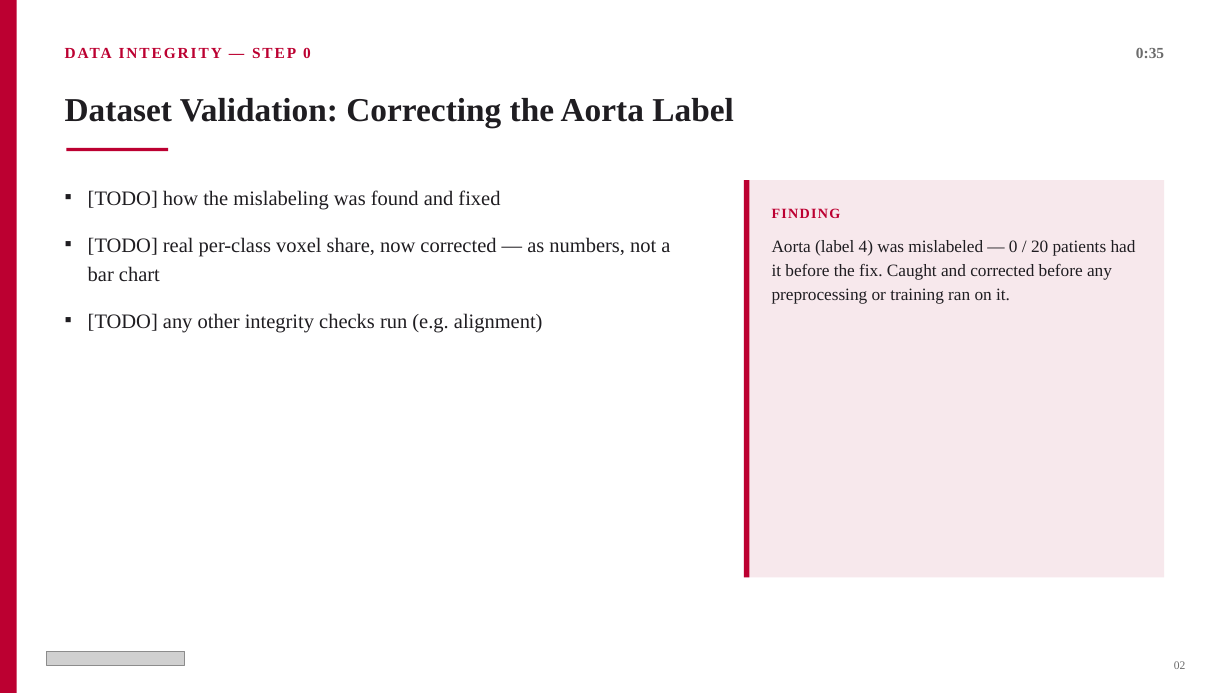
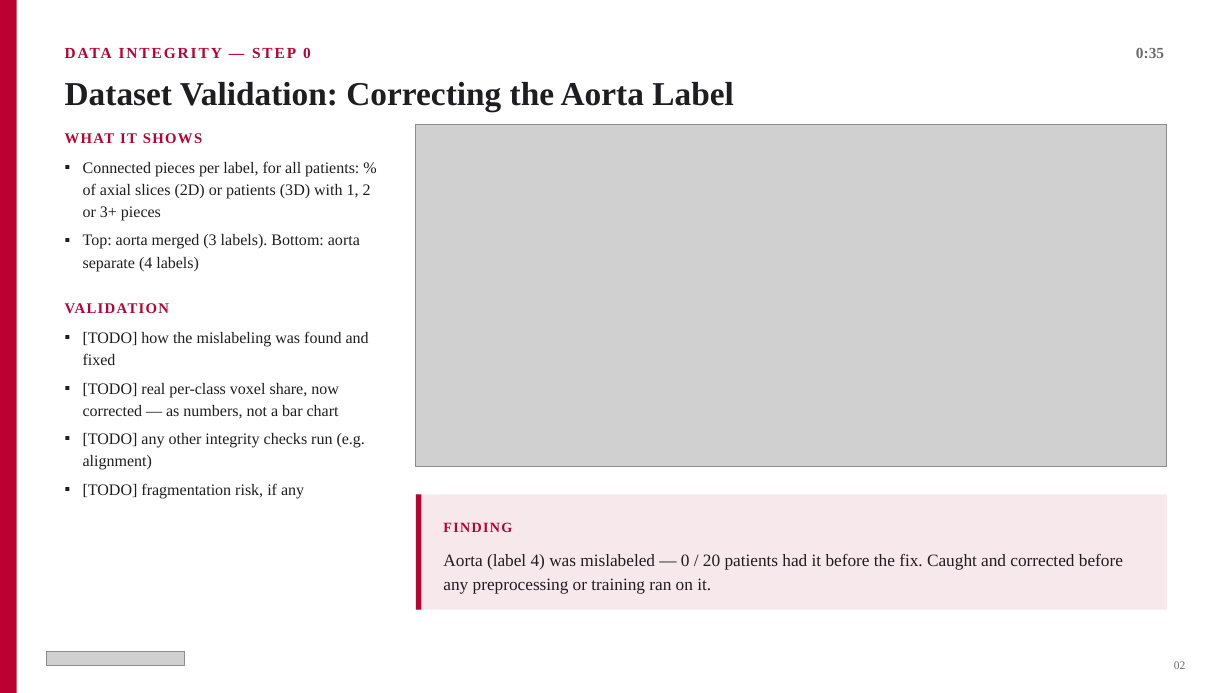
Before and after one commit to HKervadec/ai4mi_project, a slide deck: slide 3 of deck/midproject_outline.pptx. Drawn at 1232x693 pixels with LibreOffice and Linux fonts; fonts in the diff are those of the drawing; grey boxes stand for pictures. Boxes give left, top, right and bottom in pixels: in the first picture for what was removed or moved away, otherwise in the second. Text is boxed around its words. In the diff, an @@ line names an element or a change of style, - is before the commit and + after.

Commit message:
Update mid-project deck: connected-components and HU figures, adjacency merged into spatial slide

```diff
--- a/deck/midproject_outline.pptx
+++ b/deck/midproject_outline.pptx
@@ text "Dataset Validation: Correcting the Aorta ...": place and size @@
-text "Dataset Validation: Correcting the Aorta ..." at box(65, 98, 733, 128)
+text "Dataset Validation: Correcting the Aorta ..." at box(65, 82, 733, 112)
@@ text added at box(65, 133, 202, 144), 11.5 pt, text #BC0031, bold @@
+WHAT IT SHOWS
@@ rectangle removed at box(67, 148, 168, 152) @@
@@ picture added at box(416, 125, 1167, 467) @@
@@ text added at box(83, 161, 371, 272), 12.5 pt, text #1F1D21 @@
+▪ Connected pieces per label, for all patients: % of axial slices (2D) or patients (3D) with 1, 2 or 3+ pieces
+▪ Top: aorta merged (3 labels). Bottom: aorta separate (4 labels)
@@ rectangle removed at box(744, 180, 1165, 578) @@
@@ rectangle removed at box(744, 180, 750, 578) @@
@@ text "[TODO] how the mislabeling was ...": place and size @@
-text "[TODO] how the mislabeling was ..." at box(88, 190, 670, 333)
+text "[TODO] how the mislabeling was ..." at box(83, 331, 369, 499)
@@ text added at box(65, 303, 169, 313), 11.5 pt, text #BC0031, bold @@
+VALIDATION
@@ text at box(83, 331, 369, 470): size 16 to 12.5 pt in "[TODO] how the mislabeling was found and ...", "[TODO] real per-class voxel share, now corrected ...", "[TODO] any other integrity checks run (e.g. ..."; indent changed; line spacing 1.18 to 1.15; less space between paragraphs @@
@@ text at box(83, 483, 304, 499): paragraph added @@
+▪ [TODO] fragmentation risk, if any
@@ rectangle added at box(416, 494, 1167, 610), fill #F7E8EC @@
@@ rectangle added at box(416, 494, 421, 610), fill #BC0031 @@
@@ text "FINDING": place and size @@
-text "FINDING" at box(772, 208, 841, 218)
+text "FINDING" at box(443, 522, 512, 532)
@@ text "Aorta (label 4) was mislabeled ..." rewrapped from box(772, 240, 1136, 304) to box(443, 554, 1123, 594) @@
```
Also in this commit, not shown: 7 other slides changed, 1 slide removed.
